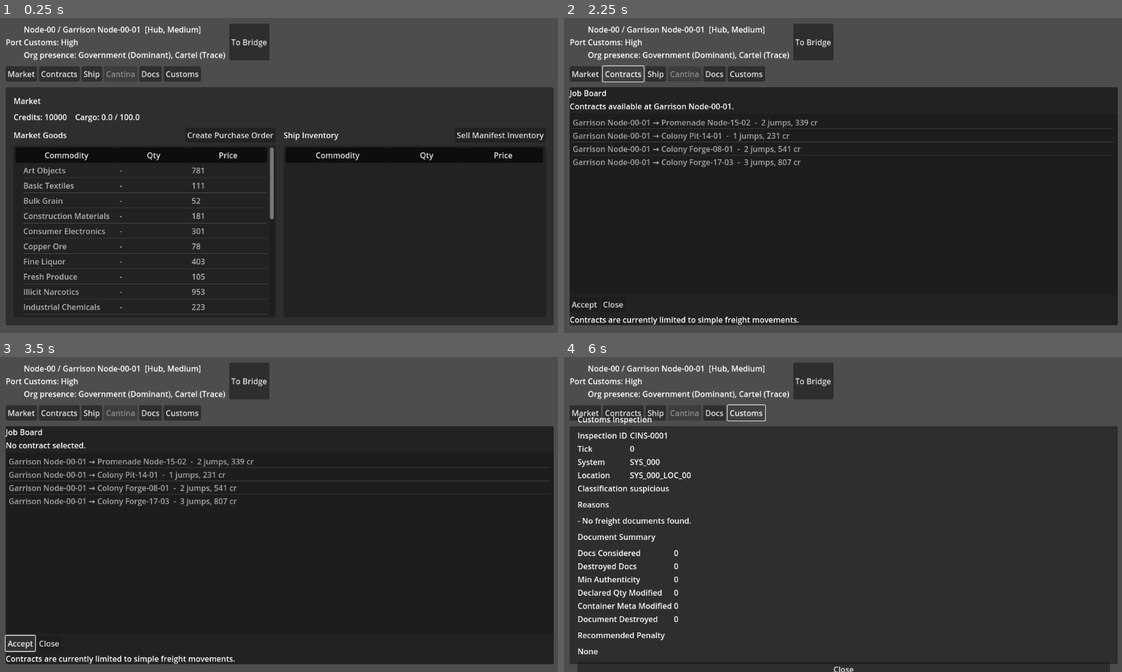
Above: before the commit, frames 1-4 (two rows, left to right).
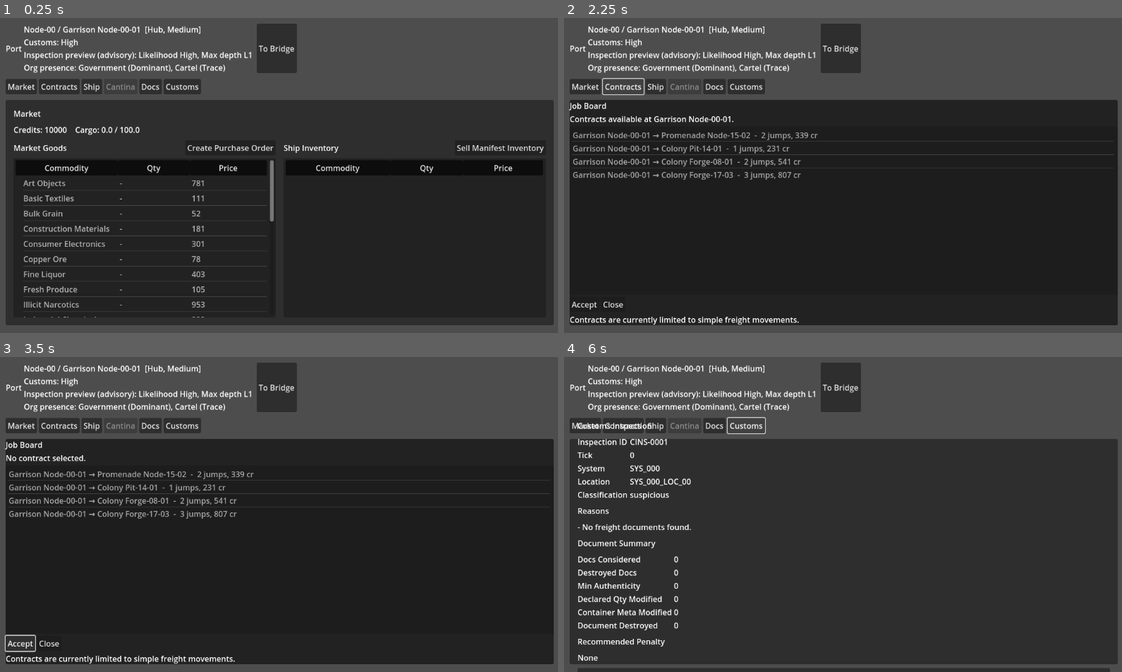
Above: after the commit, the same moments.

Repository: DKyd/Tiny-Cormorant
Game: Godot game, scene res://scenes/Port.tscn
Same seed, same stepped clock (60 frames per second), same inputs: the game is played once before the commit and once after it. This scene is started directly instead of the project's main scene.
Inputs:
- Up to frame 1 (0.25 s): no input
- Up to frame 2 (2.25 s): click "To Bridge" at 0.5 s; click "Market" at 1.25 s; click "Contracts" at 2 s
- Up to frame 3 (3.5 s): click "Accept" at 2.75 s
- Up to frame 4 (6 s): click "Accept" at 3.5 s; click "Ship" at 4.25 s; click "Docs" at 5 s; click "Customs" at 5.75 s

The runs differ from the first frame. In frame 1, 14% of the frame differs, in the area x 1-100%, y 1-96%; in frame 2, 10%; in frame 3, 9.8%; in frame 4, 12%.

Commit message:
issue-0078-inspection-preview

Diff:
--- a/scripts/Port.gd
+++ b/scripts/Port.gd
@@ -107,6 +107,23 @@
 	var org_summary: String = _build_org_presence_summary(loc)
 	var customs_bucket: String = GameState.get_customs_pressure_bucket()
 	var customs_line := "Customs: %s" % customs_bucket
+	var preview: Dictionary = GameState.get_inspection_preview({
+		"system_id": sys_id,
+		"location_id": GameState.current_location_id,
+	})
+	var preview_ok: bool = bool(preview.get("ok", false))
+	var preview_likelihood: String = String(preview.get("likelihood", "Unknown")).strip_edges()
+	if preview_likelihood == "":
+		preview_likelihood = "Unknown"
+	var preview_line: String = ""
+	if preview_ok:
+		var preview_depth: int = int(preview.get("max_depth", 1))
+		preview_line = "Inspection preview (advisory): Likelihood %s, Max depth L%d" % [
+			preview_likelihood,
+			preview_depth,
+		]
+	else:
+		preview_line = "Inspection preview (advisory): Unknown"
 
 	if loc_name != "":
 		var base_line := "%s / %s  [%s, %s]" % [
@@ -115,7 +132,7 @@
 			sys_type.capitalize(),
 			sec.capitalize()
 		]
-		var parts: Array = [base_line, customs_line]
+		var parts: Array = [base_line, customs_line, preview_line]
 		if org_summary != "":
 			parts.append(org_summary)
 		system_info_label.text = "\n".join(parts)
@@ -125,7 +142,7 @@
 			sys_type.capitalize(),
 			sec.capitalize()
 		]
-		var parts: Array = [base_line, customs_line]
+		var parts: Array = [base_line, customs_line, preview_line]
 		if org_summary != "":
 			parts.append(org_summary)
 		system_info_label.text = "\n".join(parts)
--- a/singletons/Customs.gd
+++ b/singletons/Customs.gd
@@ -7,6 +7,76 @@
 	"Elevated": 0.3,
 	"High": 0.5,
 }
+
+func _format_location_label(system_id: String, location_id: String) -> String:
+	var system: Dictionary = Galaxy.get_system(system_id)
+	var location: Dictionary = Galaxy.get_location(location_id)
+	var system_name: String = String(system.get("name", system_id))
+	var location_name: String = String(location.get("name", location_id))
+	if system_name == "":
+		system_name = system_id
+	if location_name == "":
+		location_name = location_id
+	if system_name == "" and location_name == "":
+		return "unknown location"
+	if system_name == "":
+		return location_name
+	if location_name == "":
+		return system_name
+	return "%s (%s)" % [location_name, system_name]
+
+
+func _log_inspection(action_label: String, system_id: String, location_id: String, report: Dictionary) -> void:
+	var classification: String = String(report.get("classification", "")).strip_edges()
+	if classification == "":
+		classification = "unknown"
+	var location_label: String = _format_location_label(system_id, location_id)
+	Log.add_entry(
+		"CUSTOMS: %s inspection at %s: %s."
+			% [action_label, location_label, classification],
+		"CUSTOMS"
+	)
+
+
+func run_sale_check(system_id: String, location_id: String) -> void:
+	if system_id == "" or location_id == "":
+		return
+	if Galaxy.get_system(system_id).is_empty():
+		return
+	if Galaxy.get_location(location_id).is_empty():
+		return
+
+	var bucket: String = GameState.get_customs_pressure_bucket(location_id)
+	var chance: float = float(inspection_chance.get(bucket, 0.3))
+	if not GameState.roll_customs_inspection(system_id, location_id, "SELL_CARGO_LEGAL", chance):
+		return
+
+	var report: Dictionary = GameState.run_customs_inspection({
+		"system_id": system_id,
+		"location_id": location_id,
+		"action": "SELL_CARGO_LEGAL",
+	})
+	_log_inspection("Sale", system_id, location_id, report)
+
+func run_departure_check(system_id: String, location_id: String) -> void:
+	if system_id == "" or location_id == "":
+		return
+	if Galaxy.get_system(system_id).is_empty():
+		return
+	if Galaxy.get_location(location_id).is_empty():
+		return
+
+	var bucket: String = GameState.get_customs_pressure_bucket(location_id)
+	var chance: float = float(inspection_chance.get(bucket, 0.3))
+	if not GameState.roll_customs_inspection(system_id, location_id, "PORT_DEPARTURE_CLEARANCE", chance):
+		return
+
+	var report: Dictionary = GameState.run_customs_inspection({
+		"system_id": system_id,
+		"location_id": location_id,
+		"action": "PORT_DEPARTURE_CLEARANCE",
+	})
+	_log_inspection("Departure clearance", system_id, location_id, report)
 
 func run_entry_check(system_id: String, location_id: String = "") -> void:
 	var system: Dictionary = Galaxy.get_system(system_id)
@@ -28,5 +98,4 @@
 		"location_id": location_id,
 		"action": "ENTRY_CLEARANCE",
 	})
-	Log.add_entry("Customs at %s inspected your paperwork: %s."
-		% [system.get("name", system_id), str(report.get("classification", "unknown"))])
+	_log_inspection("Entry clearance", system_id, location_id, report)
--- a/singletons/GameState.gd
+++ b/singletons/GameState.gd
@@ -154,6 +154,10 @@
 		"required_any_of_doc_types": ["purchase_order", "contract"],
 		"requires_cargo_present": true,
 	},
+	"PORT_DEPARTURE_CLEARANCE": {
+		"required_any_of_doc_types": ["purchase_order", "contract"],
+		"requires_cargo_present": true,
+	},
 	"SELL_CARGO_LEGAL": {
 		"required_any_of_doc_types": ["purchase_order", "contract"],
 		"requires_cargo_present": true,
@@ -231,6 +235,10 @@
 		push_warning("Not enough credits to travel.")
 		return
 
+	var departure_location_id: String = current_location_id
+	if departure_location_id != "":
+		Customs.run_departure_check(current_system_id, departure_location_id)
+
 	player_money -= cost
 	current_system_id = new_system_id
 
@@ -242,6 +250,8 @@
 		INTER_SYSTEM_TRAVEL_TICKS,
 		"Inter-system travel to %s" % system_name
 	)
+
+	Customs.run_entry_check(new_system_id)
 
 	Log.add_entry("Traveled to %s. +%d ticks." % [system_name, INTER_SYSTEM_TRAVEL_TICKS], "SHIP")
 	emit_signal("system_changed", current_system_id)
@@ -418,6 +428,53 @@
 	if pressure <= CUSTOMS_PRESSURE_ELEVATED_MAX:
 		return "Elevated"
 	return "High"
+
+
+func get_inspection_preview(context: Dictionary = {}) -> Dictionary:
+	var system_id: String = String(context.get("system_id", current_system_id))
+	var location_id: String = String(context.get("location_id", current_location_id))
+	var reasons: Array[String] = []
+
+	if system_id == "" or Galaxy.get_system(system_id).is_empty():
+		return {
+			"ok": false,
+			"system_id": system_id,
+			"location_id": "",
+			"likelihood": "Unknown",
+			"max_depth": 1,
+			"reasons": ["Missing system context."],
+		}
+
+	if location_id == "":
+		location_id = get_entry_customs_location_id(system_id)
+		if location_id != "":
+			reasons.append("Using entry jurisdiction selection.")
+	else:
+		reasons.append("Using current docked location.")
+
+	if location_id == "" or Galaxy.get_location(location_id).is_empty():
+		return {
+			"ok": false,
+			"system_id": system_id,
+			"location_id": "",
+			"likelihood": "Unknown",
+			"max_depth": 1,
+			"reasons": ["Missing location context."],
+		}
+
+	var bucket: String = String(get_customs_pressure_bucket(location_id)).strip_edges()
+	if bucket == "":
+		bucket = "Unknown"
+	reasons.append("Pressure bucket: %s" % bucket)
+
+	return {
+		"ok": true,
+		"system_id": system_id,
+		"location_id": location_id,
+		"likelihood": bucket,
+		"max_depth": 1,
+		"reasons": reasons,
+	}
 
 
 func get_entry_customs_location_id(system_id: String) -> String:
@@ -2373,11 +2430,7 @@
 	var location_name: String = String(location.get("name", location_id))
 
 	if market_kind == MARKET_KIND_LEGAL:
-		run_customs_inspection({
-			"system_id": system_id,
-			"location_id": location_id,
-			"action": "SELL_CARGO_LEGAL",
-		})
+		Customs.run_sale_check(system_id, location_id)
 
 	remove_cargo(commodity_id, qty)
 	player_money += total_price
Not shown, changed: codex/runs/ACTIVE_RUN.txt
Not shown, changed: Documentation/012426 Roadmap — Inspections, Smuggling, And Customs
Not shown, added: codex/runs/issue-0074-feature-entry-inspections/job.md
Not shown, added: codex/runs/issue-0074-feature-entry-inspections/results.md
Not shown, added: codex/runs/issue-0075-feature-sale-inspection-gating/job.md
Not shown, added: codex/runs/issue-0075-feature-sale-inspection-gating/results.md
Not shown, added: codex/runs/issue-0076-feature-port-departure-clearance/job.md
Not shown, added: codex/runs/issue-0076-feature-port-departure-clearance/results.md
Not shown, added: codex/runs/issue-0076a-departure-clearance-ordering/job.md
Not shown, added: codex/runs/issue-0076a-departure-clearance-ordering/results.md
Not shown, added: codex/runs/issue-0076b-departure-clearance-order/job.md
Not shown, added: codex/runs/issue-0076b-departure-clearance-order/results.md
(and 8 more such lines)
